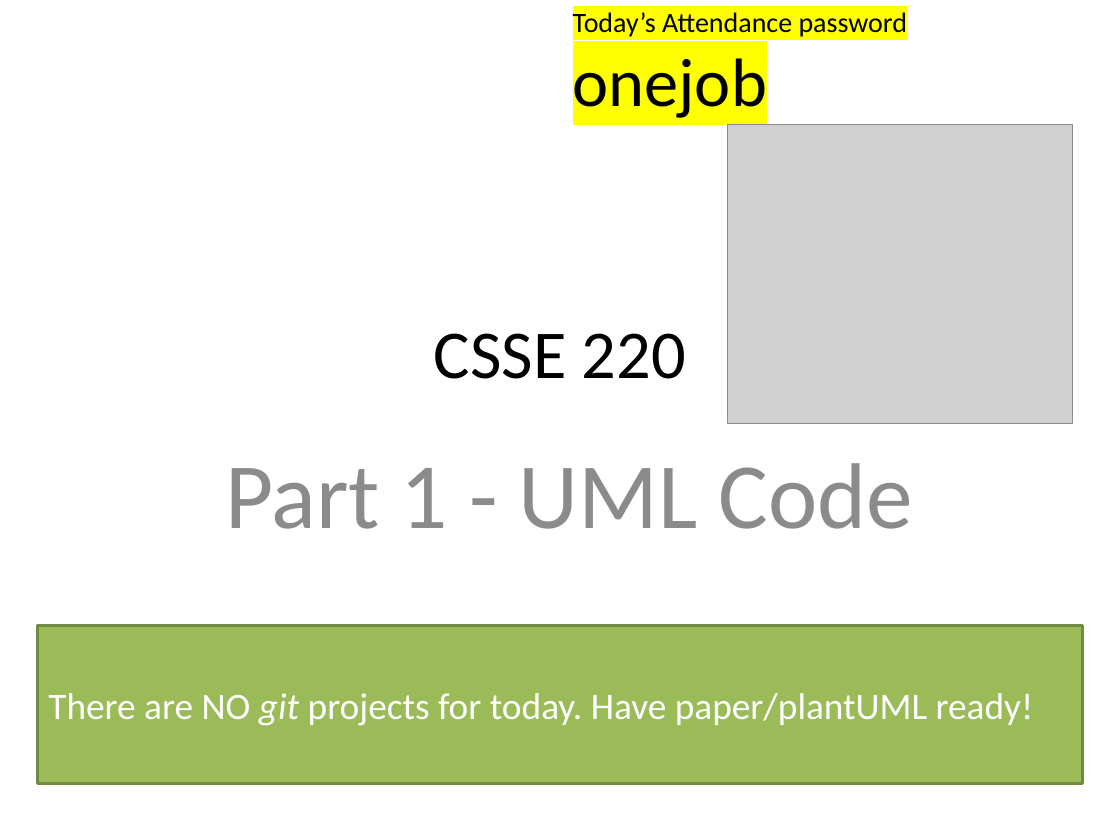
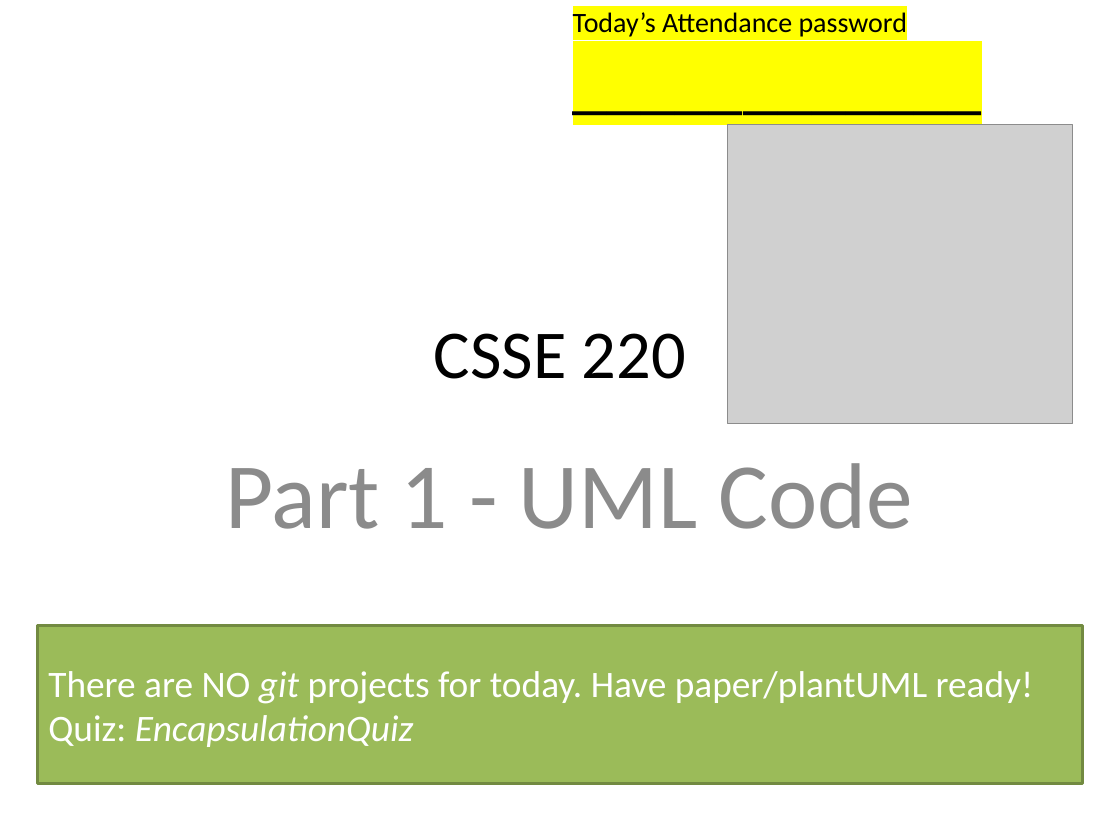
Before and after one commit to RHIT-CSSE/csse220, a slide deck: slide 1 of ClassMaterials/Encapsulation/Slides/Part1-UML-Code.pptx. Drawn at 1120x840 pixels with LibreOffice and Linux fonts; fonts in the diff are those of the drawing; grey boxes stand for pictures. Boxes give left, top, right and bottom in pixels: in the first picture for what was removed or moved away, otherwise in the second. Text is boxed around its words. In the diff, an @@ line names an element or a change of style, - is before the commit and + after.

Commit message:
encap slides

```diff
--- a/ClassMaterials/Encapsulation/Slides/Part1-UML-Code.pptx
+++ b/ClassMaterials/Encapsulation/Slides/Part1-UML-Code.pptx
@@ text at [573,58,767,118]: text changed @@
-onejob
+____________
@@ text in rectangle at [48,715,414,747]: paragraph added @@
+Quiz: EncapsulationQuiz
```
Also in this commit, not shown: 3 other files.
